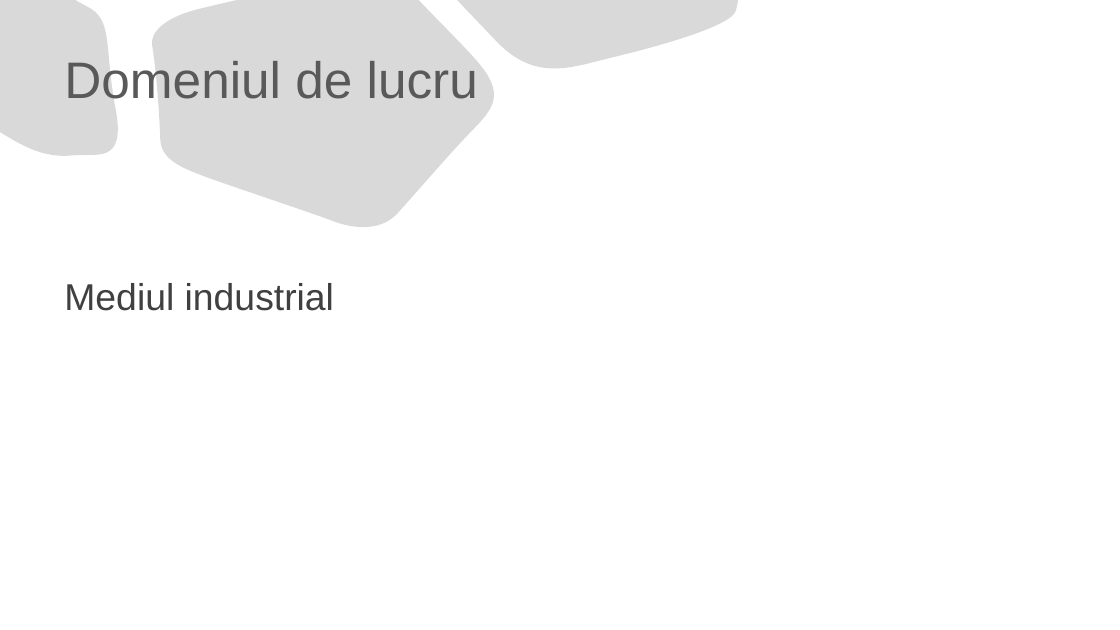
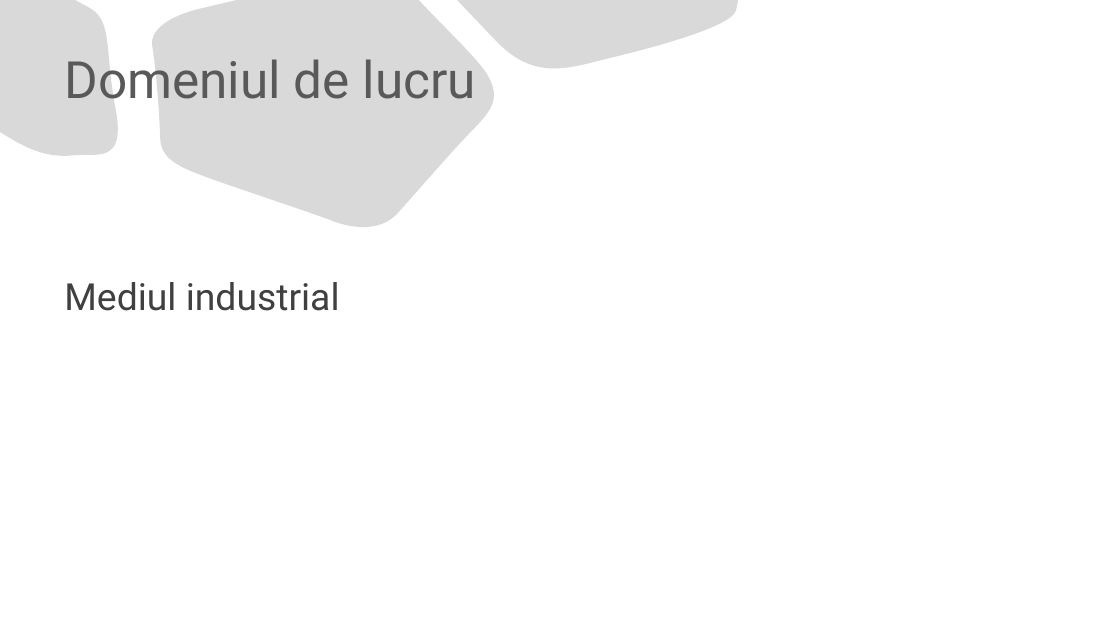
Before and after one commit to TheodorPredescu/Intrusion-Detection-and-Prevention-System, a slide deck: slide 2 of document/prezentare_scss.pptx. Drawn at 1120x630 pixels with LibreOffice and Linux fonts; fonts in the diff are those of the drawing. Boxes give left, top, right and bottom in pixels: in the first picture for what was removed or moved away, otherwise in the second. Text is boxed around its words. In the diff, an @@ line names an element or a change of style, - is before the commit and + after.

```diff
--- a/document/prezentare_scss.pptx
+++ b/document/prezentare_scss.pptx
@@ title "Domeniul de lucru" at box(64, 59, 476, 99): font Arial to Roboto @@
@@ text "Mediul industrial" at box(64, 282, 340, 311): font Arial to Roboto @@
```
Also in this commit, not shown: 2 other slides changed, 2 slides added, 2 slides removed.
